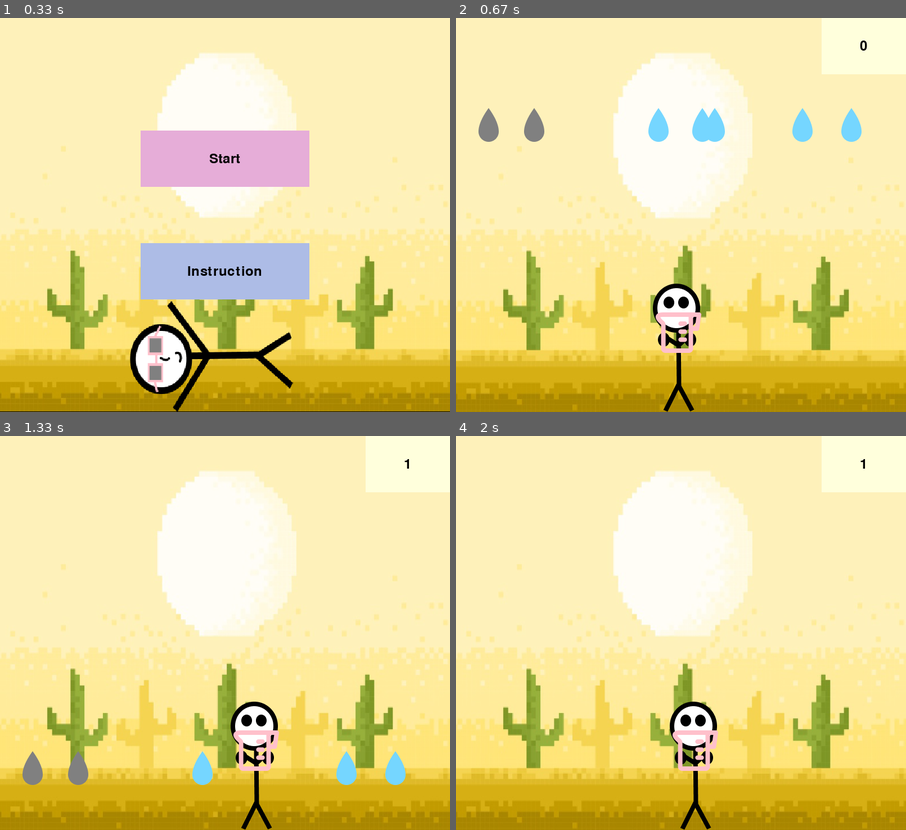
Above: before the commit, frames 1-4 (two rows, left to right).
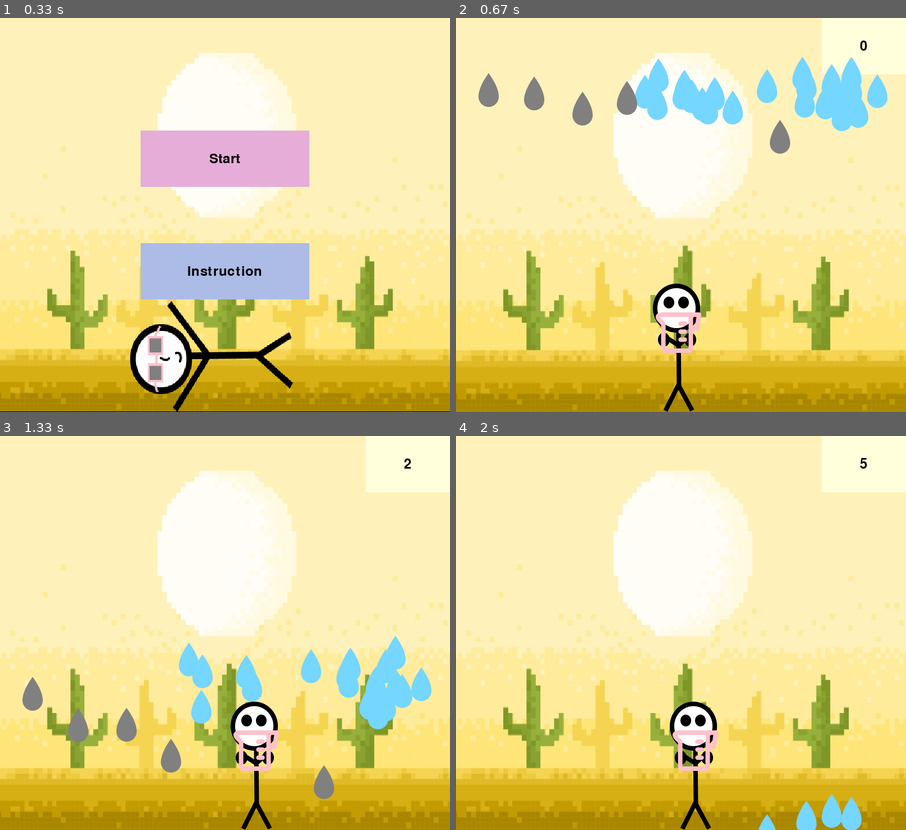
Above: after the commit, the same moments.

Repository: achang140/ACIT_2515_Pygame
Game: pygame game, started from main.py
Same seed, same stepped clock (60 frames per second), same inputs: the game is played once before the commit and once after it.
Inputs (mouse positions are in pixels of both pictures, inside the frame that each line leads up to):
- Up to frame 1 (0.33 s): no input
- Up to frame 2 (0.67 s): click (681, 159) at 0.38 s
- Up to frame 3 (1.33 s): hold Right 0.67-1.13 s; hold Right from 1.17 s (still down)
- Up to frame 4 (2 s): release Right at 1.63 s; hold Left from 1.67 s (still down)

Frame 1 is identical in both runs. In frame 2, 7.0% of the frame differs, in the area x 5-96%, y 9-35%; in frame 3, 6.5%; in frame 4, 0.9%.

Commit message:
Modified components and screens

Diff:
--- a/breakout/components/clean_condition.py
+++ b/breakout/components/clean_condition.py
@@ -7,11 +7,13 @@
         super().__init__()
         start_x = random.randint(0, 500)
         start_y = 0
-        for i in range(10):
+
+        for i in range(35):
 
             clean_water = CleanWater()
 
-            clean_water.rect.x += start_x
             clean_water.rect.y = start_y
 
             self.add(clean_water)
+
+            clean_water.rect.x += start_x
--- a/breakout/components/clean_water.py
+++ b/breakout/components/clean_water.py
@@ -9,6 +9,6 @@
         self.rect.x = random.randint(0, 800)
 
     def update(self):
-        self.rect.y += 10 # Drop from Sky
+        self.rect.y += random.randint(0,30) # Drop from Sky
         if self.rect.bottom == 700:
             self.kill() # Water Drop to the Ground, Dissappear
--- a/breakout/components/dirty_condition.py
+++ b/breakout/components/dirty_condition.py
@@ -8,7 +8,7 @@
         start_x = random.randint(0, 20)
         start_y = 0
 
-        for i in range(2):
+        for i in range(5):
             dirty_water = DirtyWater()
 
             dirty_water.rect.y = start_y
--- a/breakout/components/dirty_water.py
+++ b/breakout/components/dirty_water.py
@@ -8,6 +8,6 @@
         self.rect.x = random.randint(0, 800)
 
     def update(self):
-        self.rect.y += 10 # Drop from Sky
+        self.rect.y += random.randint(0, 35) # Drop from Sky
         if self.rect.bottom == 700:
             self.kill() # Water Drop to the Ground, Dissappear
--- a/breakout/screens/game_screen.py
+++ b/breakout/screens/game_screen.py
@@ -45,6 +45,10 @@
             self.running = False
             self.next_screen = "final"
 
+        # if self.window.get_at((self.character.rect.top, self.character.rect.right)) ==
+        #     self.running = False
+        #     self.next_screen = "final"
+
     def manage_event(self, event):
         if event.type == pygame.KEYDOWN:
             if event.key == pygame.K_RIGHT:
--- a/screens/base_screen.py
+++ b/screens/base_screen.py
@@ -24,7 +24,7 @@
         self.running = True
         while self.running:
             # Tick the clock
-            clock.tick(0)
+            clock.tick(30)
             # Do whatever is needed to update the screen objects
             self.update()
             # Draw the objects on the screen
